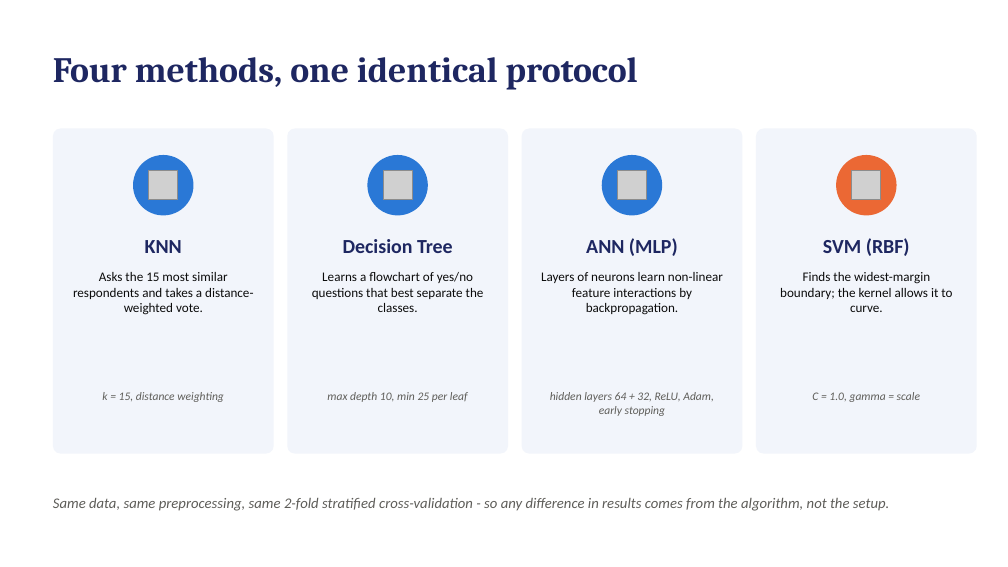
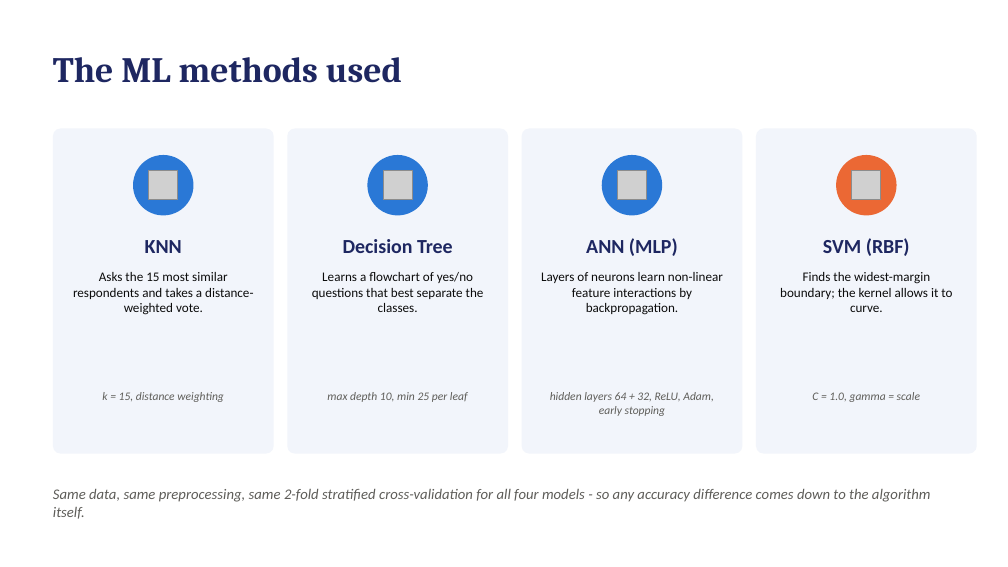
Before and after one commit to davidgathage/ML-application-KNN-SVM-Decision-Trees, a slide deck: slide 5 of Report/Mini project report.pptx. Drawn at 1008x567 pixels with LibreOffice and Linux fonts; fonts in the diff are those of the drawing; grey boxes stand for pictures. Boxes give left, top, right and bottom in pixels: in the first picture for what was removed or moved away, otherwise in the second. Text is boxed around its words. In the diff, an @@ line names an element or a change of style, - is before the commit and + after.

```diff
--- a/Report/Mini project report.pptx
+++ b/Report/Mini project report.pptx
@@ text at bbox=[53, 57, 402, 83]: text changed @@
-Four methods, one identical protocol
+The ML methods used
@@ text at bbox=[53, 489, 931, 519]: text changed @@
-Same data, same preprocessing, same 2-fold stratified cross-validation - so any difference in results comes from the algorithm, not the setup.
+Same data, same preprocessing, same 2-fold stratified cross-validation for all four models - so any accuracy difference comes down to the algorithm itself.
```
Also in this commit, not shown: 8 other slides changed, 1 slide added, 1 other file.
